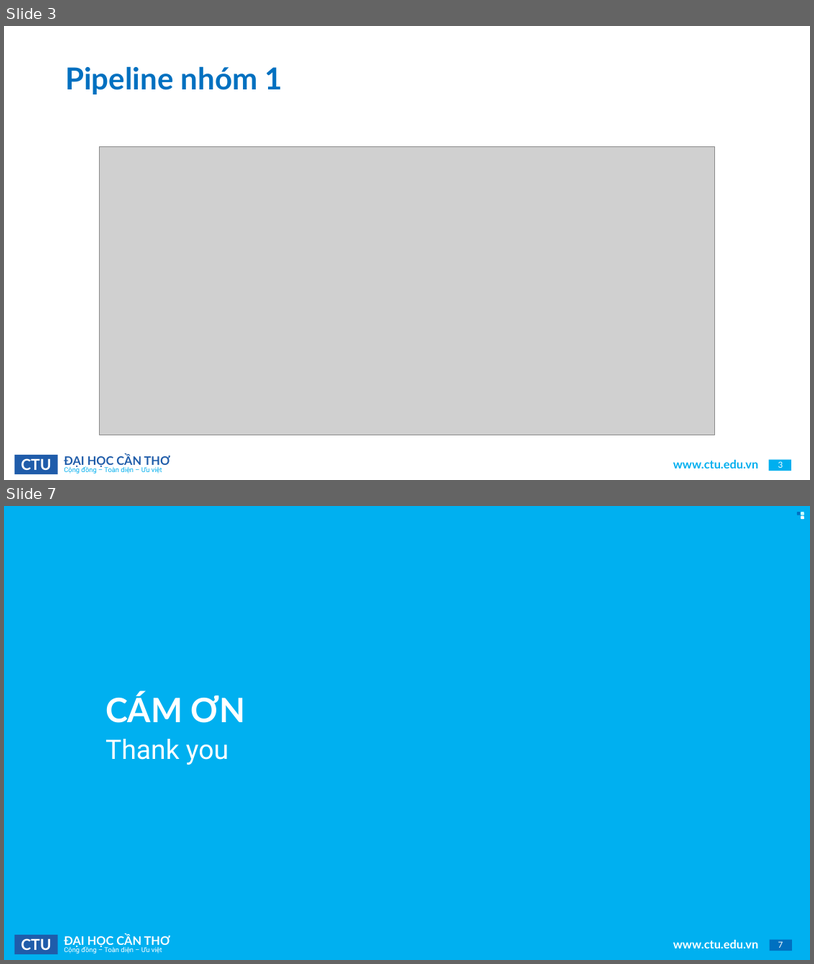
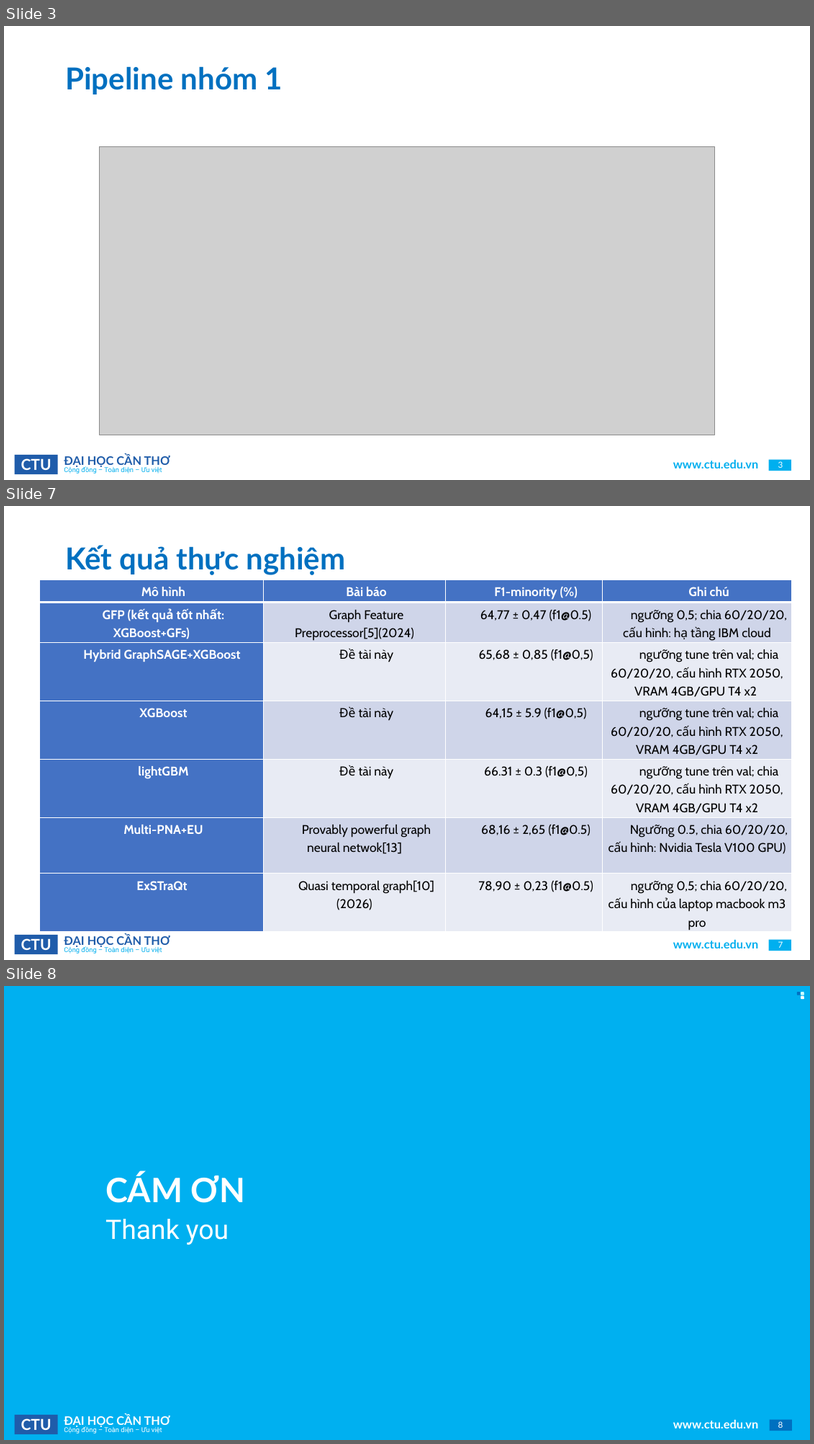
Before and after one commit to Tyler3743/fraud_detection, a slide deck: thuyết trình.pptx. Shown one above the other, each under a label of ours: slides 3 and 7 before the commit, slides 3, 7 and 8 after it; the slides between them are not shown. The pictures are 814x964 and 814x1444 pixels, drawn with LibreOffice and Linux fonts; fonts in the diff are those of the drawing; grey boxes stand for pictures; background and template pictures are left out. Boxes give left, top, right and bottom in pixels: in the first picture for what was removed or moved away, otherwise in the second. Text is boxed around its words. In the diff, an @@ line names an element or a change of style, - is before the commit and + after.

```diff
--- a/thuyết trình.pptx
+++ b/thuyết trình.pptx
@@ slide 7 added at bbox=[4, 506, 810, 960], background #FFFFFF; not listed: 7 template elements that a slide beside it also shows @@
@@ title added at bbox=[65, 545, 346, 575], 36 pt, text #0070C0, bold @@
+Kết quả thực nghiệm
@@ table added at bbox=[40, 580, 792, 932], 7 rows, 4 columns @@
+Mô hình | Bài báo | F1-minority (%) | Ghi chú
+GFP (kết quả tốt nhất: XGBoost+GFs) | Graph Feature Preprocessor[5](2024) | 64,77 ± 0,47 (f1@0.5) | ngưỡng 0,5; chia 60/20/20, cấu hình: hạ tầng IBM cloud
+Hybrid GraphSAGE+XGBoost | Đề tài này | 65,68 ± 0,85 (f1@0,5) | ngưỡng tune trên val; chia 60/20/20, cấu hình RTX 2050, VRAM 4GB/GPU T4 x2
+XGBoost | Đề tài này | 64,15 ± 5.9 (f1@0,5) | ngưỡng tune trên val; chia 60/20/20, cấu hình RTX 2050, VRAM 4GB/GPU T4 x2
+lightGBM | Đề tài này | 66.31 ± 0.3 (f1@0,5) | ngưỡng tune trên val; chia 60/20/20, cấu hình RTX 2050, VRAM 4GB/GPU T4 x2
+Multi-PNA+EU | Provably powerful graph neural netwok[13] | 68,16 ± 2,65 (f1@0.5) | Ngưỡng 0.5, chia 60/20/20, cấu hình: Nvidia Tesla V100 GPU)
+ExSTraQt | Quasi temporal graph[10](2026) | 78,90 ± 0,23 (f1@0.5) | ngưỡng 0,5; chia 60/20/20, cấu hình của laptop macbook m3 pro
@@ what was slide 7 is now slide 8 @@
@@ page number at bbox=[779, 1421, 784, 1427]: text changed @@
-7
+8
```
Also in this commit, not shown: 2 slides changed, 1 other slide added, 3 other files.
